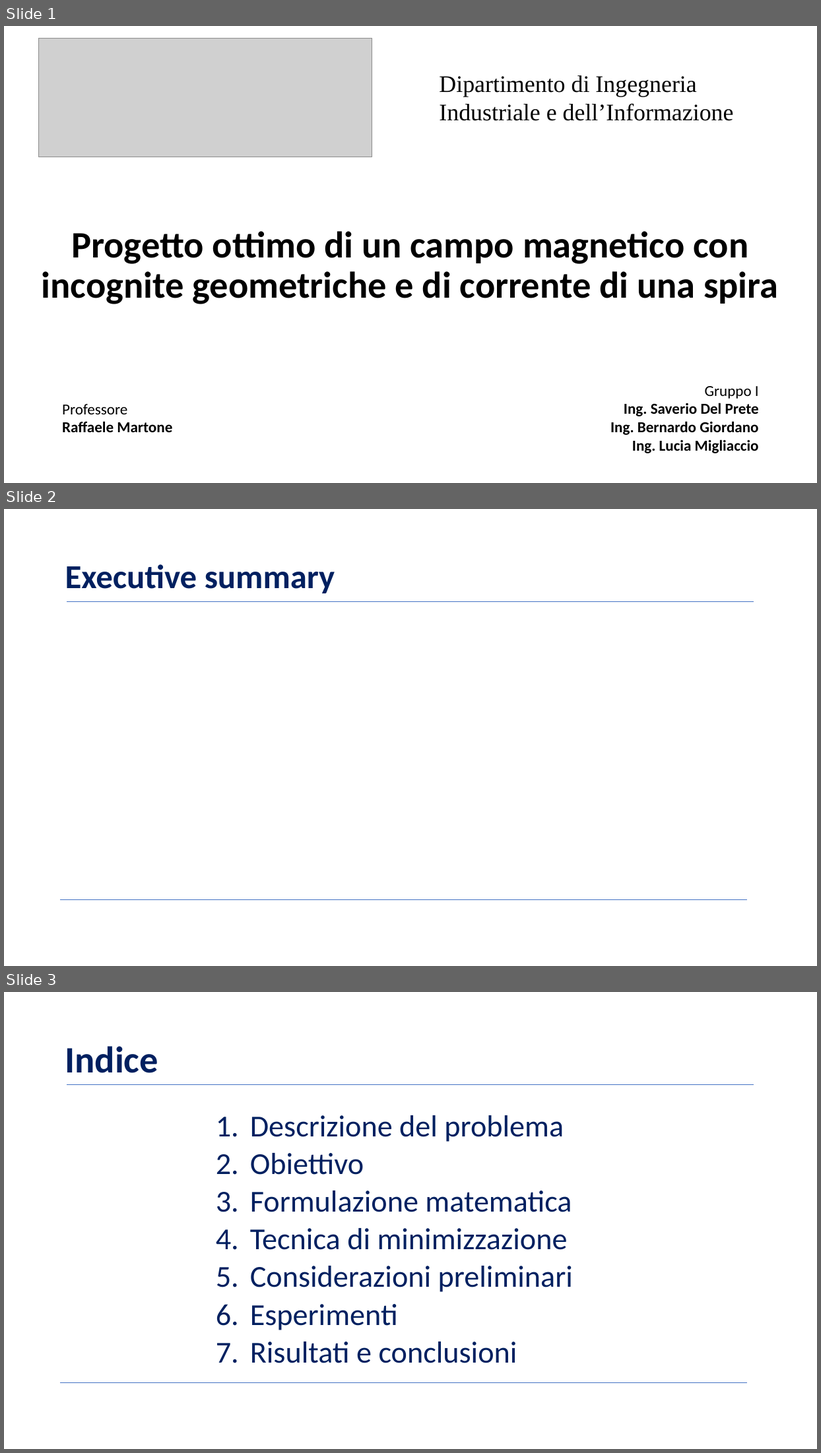
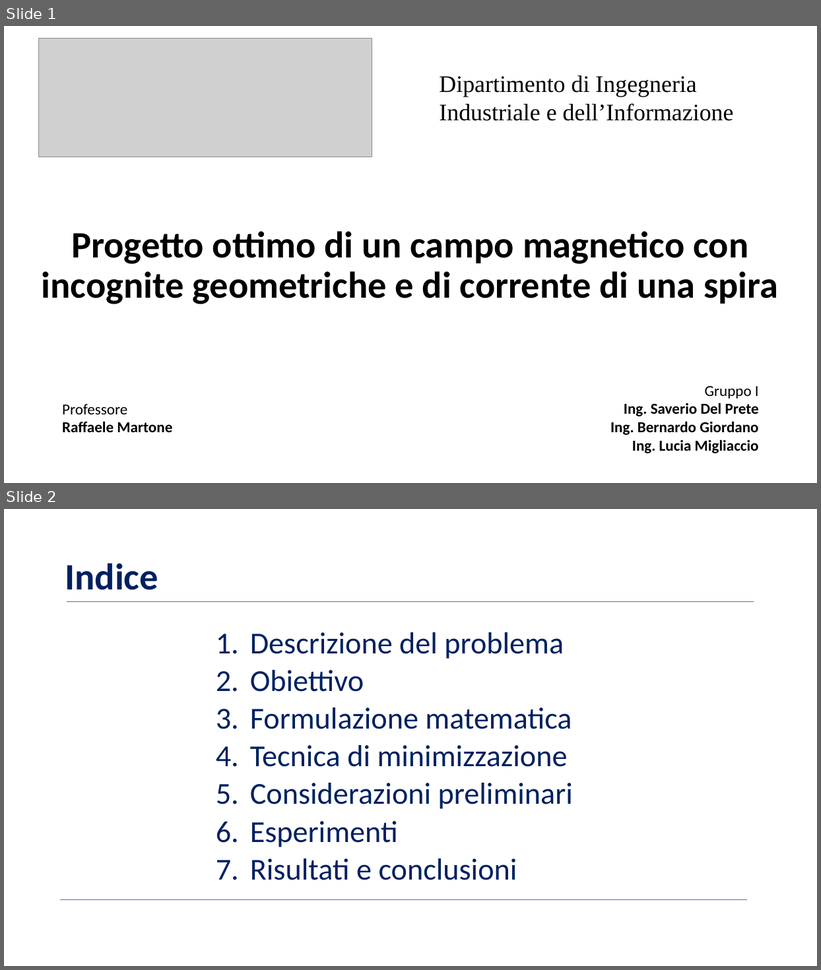
Before and after one commit to BernardoGiordano/NelderMeadMethod, a slide deck: writeup/Slides.pptx. Shown one above the other, each under a label of ours: slides 1, 2 and 3 before the commit, slides 1 and 2 after it. The pictures are 821x1453 and 821x970 pixels, drawn with LibreOffice and Linux fonts; fonts in the diff are those of the drawing; grey boxes stand for pictures; background and template pictures are left out. Boxes give left, top, right and bottom in pixels: in the first picture for what was removed or moved away, otherwise in the second. Text is boxed around its words. In the diff, an @@ line names an element or a change of style, - is before the commit and + after.

```diff
--- a/writeup/Slides.pptx
+++ b/writeup/Slides.pptx
@@ slide 2 removed at box(4, 509, 817, 966), background picture (left out) @@
@@ title removed at box(65, 564, 335, 593) @@
-Executive summary
@@ line removed from (67, 601) to (754, 601) @@
@@ line removed from (60, 900) to (747, 900) @@
@@ what was slide 3 is now slide 2 @@
```
Also in this commit, not shown: 4 slides changed, 3 slides added.
